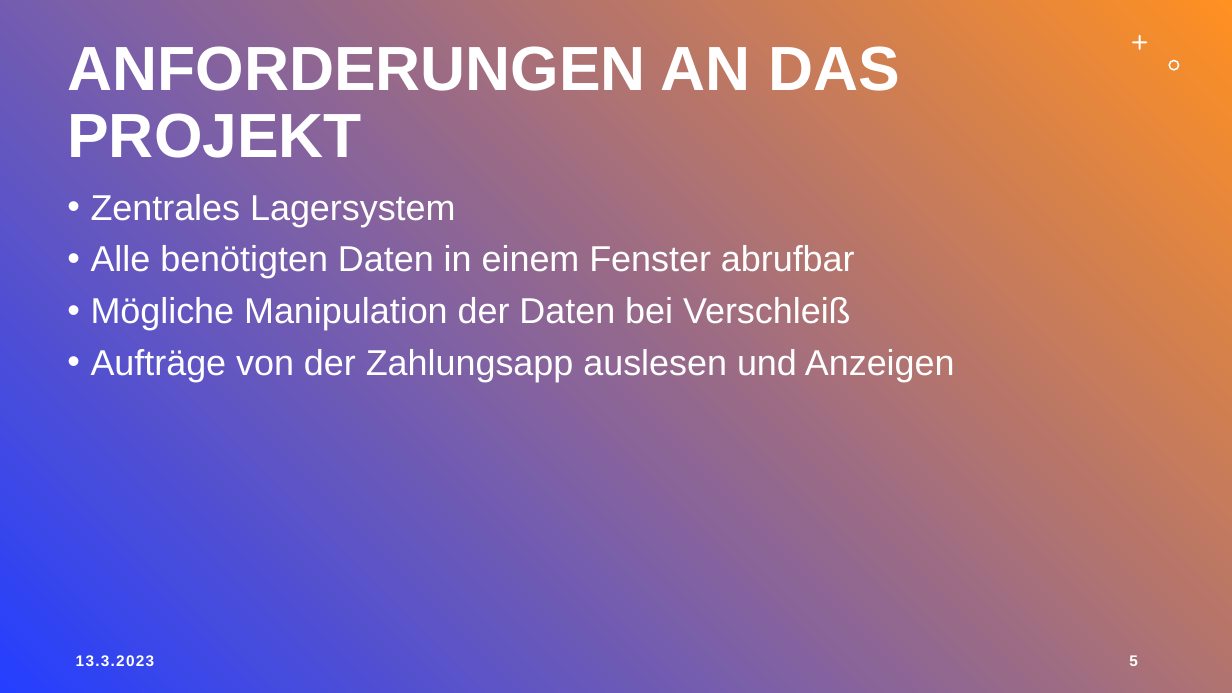
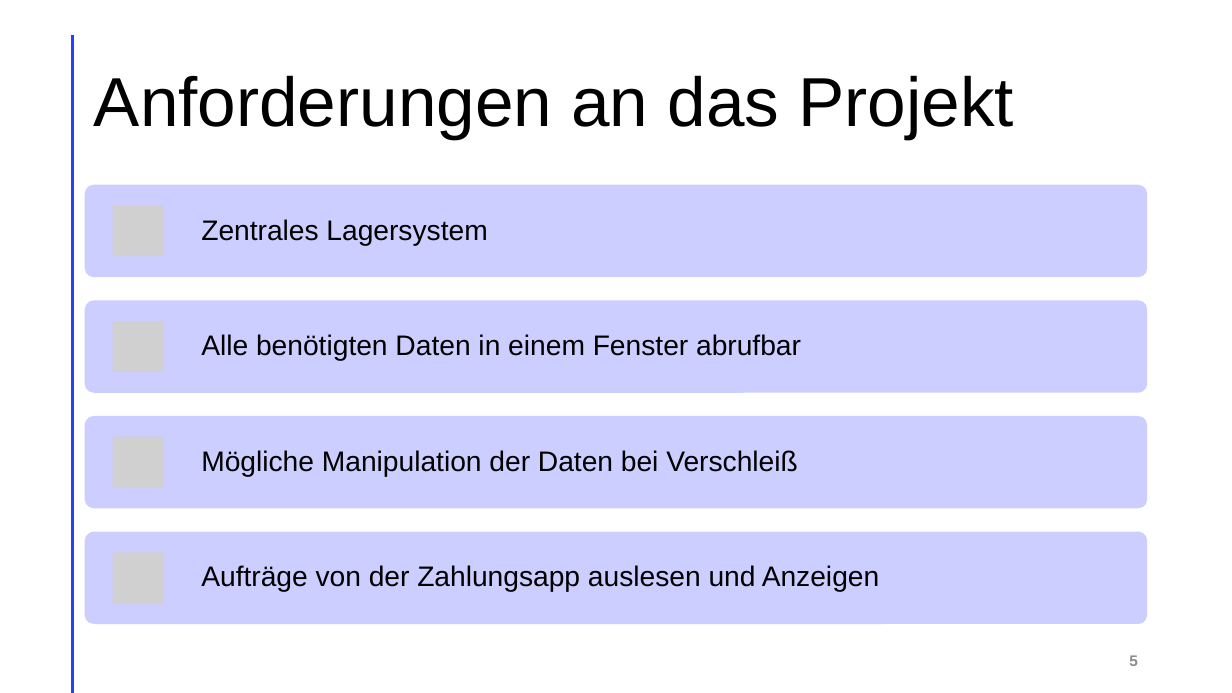
Before and after one commit to LegitesMax/multiflexlbkv, a slide deck: slide 5 of Präsentation/ProjectAward.pptx. Drawn at 1232x693 pixels with LibreOffice and Linux fonts; fonts in the diff are those of the drawing; grey boxes stand for pictures. Boxes give left, top, right and bottom in pixels: in the first picture for what was removed or moved away, otherwise in the second. Text is boxed around its words. In the diff, an @@ line names an element or a change of style, - is before the commit and + after.

Commit message:
presentation

```diff
--- a/Präsentation/ProjectAward.pptx
+++ b/Präsentation/ProjectAward.pptx
@@ background gradient #243FFF to #FF9022 to #FFFFFF @@
@@ line added from (72, 36) to (72, 692), #FF9022 2 pt @@
@@ freeform shape removed at (1132, 35, 1148, 51) @@
@@ title at (94, 75, 1015, 139): text changed; size 48.6 to 54 pt; text colour #FFFFFF to #000000; bold off @@
-ANFORDERUNGEN AN DAS PROJEKT
+Anforderungen an das Projekt
@@ freeform shape removed at (1169, 60, 1180, 71) @@
@@ text removed at (91, 194, 955, 382) @@
-• Zentrales Lagersystem
-• Alle benötigten Daten in einem Fenster abrufbar
-• Mögliche Manipulation der Daten bei Verschleiß
-• Aufträge von der Zahlungsapp auslesen und Anzeigen
@@ group added at (85, 185, 1148, 624): 4 rounded rectangles, 4 pictures, 4 texts @@
+Zentrales Lagersystem
+Alle benötigten Daten in einem Fenster abrufbar
+Mögliche Manipulation der Daten bei Verschleiß
+Aufträge von der Zahlungsapp auslesen und Anzeigen
@@ text removed at (76, 655, 154, 666) @@
-13.3.2023
@@ page number at (1129, 655, 1138, 666): text colour #FFFFFF to #8C8C8C; more space between paragraphs @@
```
Also in this commit, not shown: 8 other slides changed, 1 slide added, 1 slide removed, 3 other files.
